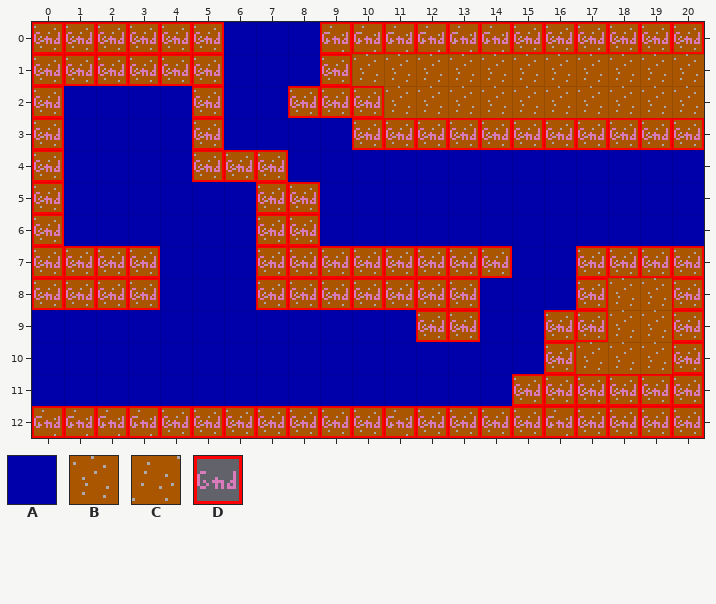
Level history. Tiled map: levels/0206.tmx. Above, as it was before the edit.
Cells are 16x16 px. Shown: x 0..20, y 0..12.
Key: from "Tileset": A 44, B 102, C 122; from "obj_layer": D 1.
_ is an empty cell.
Layer "bg" before, first column x 0:
 0 BBBBBBAAACCCCCCBBBBBB
 1 BBBBBBAAABBBBBBBBBBBB
 2 BAAAABAABBBBBBBBBBBBB
 3 BAAAABAAAABBBBBBBBBBB
 4 BAAAABBBAAAAAAAAAAAAA
 5 BAAAAAABBAAAAAAAAAAAA
 6 BAAAAAABBAAAAAAAAAAAA
 7 BBBBAAABBBBBBBBAABBBB
 8 BBBBAAABBBBBBBAAABBBB
 9 AAAAAAAAAAAABBAABBBBB
10 AAAAAAAAAAAAAAAABBBBB
11 AAAAAAAAAAAAAAABBBBBB
12 CCCCBBBBBBBCBBBBCBBBB
Layer "col" before, first column x 0:
 0 DDDDDD___DDDDDDDDDDDD
 1 DDDDDD___D___________
 2 D____D__DDD__________
 3 D____D____DDDDDDDDDDD
 4 D____DDD_____________
 5 D______DD____________
 6 D______DD____________
 7 DDDD___DDDDDDDD__DDDD
 8 DDDD___DDDDDDD___D__D
 9 ____________DD__DD__D
10 ________________D___D
11 _______________DDDDDD
12 DDDDDDDDDDDDDDDDDDDDD
Now the later version:
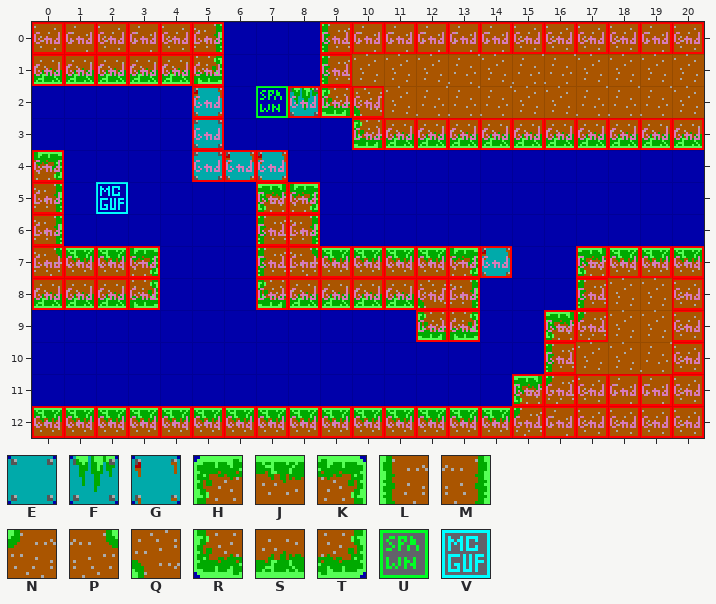
Further tiles: from "Tileset": E 40, F 41, G 60, H 81, J 82, K 83, L 101, M 103, N 121, P 123, Q 162, R 181, S 182, T 183; from "obj_layer": U 2, V 6.
The edit:
Changed rows in their new state; . is an unchanged cell.
Layer "bg":
first column x 0:
 0 .C.C.M...L.........C.
 1 SSSSST...L...C.CC....
 2 A....G..FRQ.CCC..CCC.
 3 A....E....RSSSSSSSSSS
 4 K....EGG.............
 5 M......HK............
 6 M......LM............
 7 PJJK...LPJJJJKG..HJJJ
 8 SSST...RSSSSQM...L...
 9 ............RT..HN...
10 ................L..C.
11 ...............HN.CC.
12 JJJJJJJJJJJJJJJN.....
Layer "col":
first column x 0:
 2 _......U
 3 _.......
 5 ..V.....
Changed places in both pictures, as pixel boxes (x1, y1, x2, y2):
changed: (32, 24, 702, 436)
